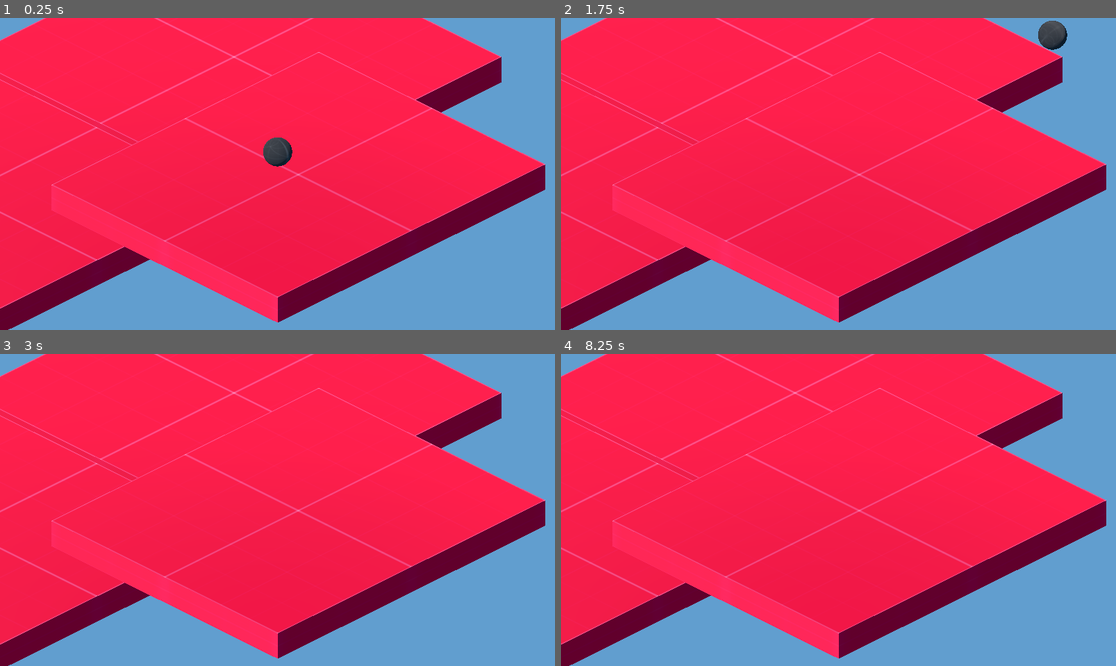
Above: before the commit, frames 1-4 (two rows, left to right).
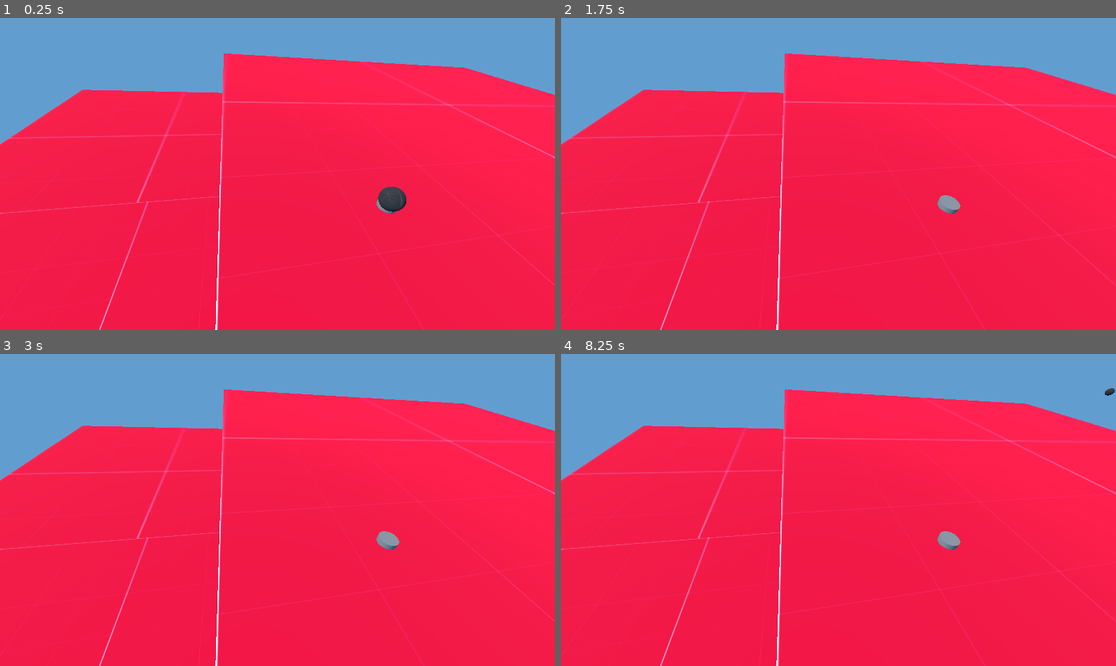
Above: after the commit, the same moments.

Repository: RandomPuddles/Game-Jam
Game: Godot game, scene res://Scenes/Main.tscn
Two runs of this game, one before a commit and one after it. Both use one fixed random seed, a clock stepped at 60 frames per second and the inputs below.
Inputs:
- Up to frame 1 (0.25 s): no input
- Up to frame 2 (1.75 s): hold D (Right) 0.53-1.28 s; hold Shift (Boost) 0.53-1.28 s; tap Space (Jump) at 0.77, 1.52 s; hold S (Backward) from 1.28 s (still down); tap Shift (Boost) at 1.35 s
- Up to frame 3 (3 s): release S (Backward) at 2.03 s; hold D (Right) 2.03-2.78 s; hold Shift (Boost) 2.03-2.78 s; tap Enter at 2.75 s; hold W (Forward) from 2.78 s (still down); tap Shift (Boost) at 2.85 s
- Up to frame 4 (8.25 s): tap Space (Jump) at 3.02, 3.5, 3.77, 4.52, 5, 6.02, 6.5, 6.77, 7.52 s; release W (Forward) at 3.53 s; hold Shift (Boost) 3.53-4.28 s; hold A (Left) 3.53-5.03 s; tap Enter at 4.25, 5.75 s; tap Shift (Boost) at 4.35, 5.85, 7.35 s; hold S (Backward) 5.03-5.78 s; hold Shift (Boost) 5.03-5.78 s; hold D (Right) 5.78-6.53 s; hold W (Forward) 6.53-7.28 s; hold Shift (Boost) 6.53-7.28 s; hold D (Right) 7.28-8.03 s; hold S (Backward) from 8.03 s (still down); hold Shift (Boost) from 8.03 s (still down)

The runs differ from the first frame. In frame 1, 48% of the frame differs, in the area x 0-100%, y 0-100%; in frame 2, 48%; in frame 3, 48%; in frame 4, 48%.

Commit message:
SpeedBooster

Diff:
--- /dev/null
+++ b/game-jam/Code/SpeedBoost.gd
@@ -0,0 +1,29 @@
+# SpeedBoost.gd
+extends Area3D
+
+@export var mode := "speedBoost"
+@export var bouncePower := 5.0      # speed boost strength
+
+# return type void
+func _ready() -> void:
+	connect("body_entered", Callable(self, "_on_body_entered"))
+
+func _on_body_entered(enteredBody: Node) -> void:
+	if not enteredBody is RigidBody3D:
+		return
+
+	var _normal: Vector3 = global_transform.basis.y.normalized()
+	if enteredBody is RigidBody3D:
+		if mode == "speedBoost":
+			var currentVelocity: Vector3 = enteredBody.linear_velocity
+			enteredBody.apply_central_impulse(currentVelocity)
+		# if mode  is bouncy it gets the current velocity of whatever enters it.
+		# this is supposed to switch the velocity around???
+		#var reflected: Vector3 = currentVelocity - 2.0 * currentVelocity.dot(normal) * normal
+		# so it supposed to revereser the vector and then set the linear velocity
+		# to the bounce power and the reversed/reflected number
+		#enteredBody.linear_velocity = reflected * bouncePower
+		# and boom fake jump!
+	#else: # launcher
+		## this one is supposed to just boost the linear velocity to make the jumps better?
+		#enteredBody.linear_velocity = normal * bouncePower
--- a/game-jam/Scenes/Main.tscn
+++ b/game-jam/Scenes/Main.tscn
@@ -1,8 +1,9 @@
-[gd_scene load_steps=7 format=3 uid="uid://cbmchv2i7tqwa"]
+[gd_scene load_steps=8 format=3 uid="uid://cbmchv2i7tqwa"]
 
 [ext_resource type="Texture2D" uid="uid://ccmvlinbvdh24" path="res://Assets/kenney_prototype-textures/PNG/Red/texture_02.png" id="1_kln2b"]
 [ext_resource type="PackedScene" uid="uid://y4sh7ttbpw7h" path="res://Scenes/Marble.tscn" id="2_idj7w"]
 [ext_resource type="Script" uid="uid://cuiblagmhs3sg" path="res://Scenes/bounce_area_3d.gd" id="2_kln2b"]
+[ext_resource type="PackedScene" uid="uid://b5ah7dyc5a1js" path="res://SpeedBoost.tscn" id="4_rgh2o"]
 
 [sub_resource type="Environment" id="Environment_c1w88"]
 background_mode = 1
@@ -23,21 +24,21 @@
 transform = Transform3D(0.75880545, 2.8469987e-08, -0.65131736, 0.65131736, -3.316844e-08, 0.75880545, 0, -1, -4.371139e-08, 0, 15.873002, 0)
 
 [node name="Camera3D" type="Camera3D" parent="." groups=["Camera"]]
-transform = Transform3D(0.7071068, 0.35141364, -0.6136029, 0, 0.8677655, 0.49697393, 0.7071068, -0.35141364, 0.6136029, -5.8723927, 4.37375, 5.864383)
-projection = 1
-size = 10.71
+transform = Transform3D(0.978173, 0.057275224, -0.19974281, 0.087376244, 0.75877166, 0.64546955, 0.18852857, -0.6488335, 0.73720545, -5.629113, 7.660035, 4.3893595)
+size = 27.377
+far = 4040.0
 
 [node name="Floor" type="CSGBox3D" parent="."]
-transform = Transform3D(1, 0, 0, 0, 1, 0, 0, 0, 1, 0, -0.5, 1)
+transform = Transform3D(1, 0, 0, 0, 1, 0, 0, 0, 1, 19.738342, -0.5, -15.125244)
 material_override = SubResource("StandardMaterial3D_v1gob")
 use_collision = true
-size = Vector3(13, 1, 11)
+size = Vector3(52.476685, 1, 43.25049)
 
 [node name="Bouncy_Floor" type="CSGBox3D" parent="."]
-transform = Transform3D(1, 0, 0, 0, 1, 0, 0, 0, 1, -7.2220783, -2.0001683, -8.048067)
+transform = Transform3D(1, 0, 0, 0, 1, 0, 0, 0, 1, -11.073641, -2.0001683, -11.686251)
 material_override = SubResource("StandardMaterial3D_v1gob")
 use_collision = true
-size = Vector3(13, 1, 13)
+size = Vector3(20.703125, 1, 20.276367)
 
 [node name="Area3D" type="Area3D" parent="Bouncy_Floor" groups=["Bounce"]]
 script = ExtResource("2_kln2b")
@@ -47,9 +48,13 @@
 shape = SubResource("BoxShape3D_idj7w")
 
 [node name="Icey_Floor" type="CSGBox3D" parent="." groups=["Ice"]]
-transform = Transform3D(1, 0, 0, 0, 1, 0, 0, 0, 1, 6.0311594, -1.9925857, -8.150128)
+transform = Transform3D(1, 0, 0, 0, 1, 0, 0, 0, 1, -10.469813, -1.8536966, 2.2679462)
 material_override = SubResource("StandardMaterial3D_v1gob")
 use_collision = true
 size = Vector3(13, 1, 13)
 
 [node name="Marble" parent="." instance=ExtResource("2_idj7w")]
+transform = Transform3D(1, 0, 0, 0, 1, 0, 0, 0, 1, 0.48334122, 1.7735974, -0.14162052)
+
+[node name="Node3D" parent="." instance=ExtResource("4_rgh2o")]
+transform = Transform3D(1, 0, 0, 0, 1, 0, 0, 0, 1, 1.9832419, -0.1964618, -1.2974741)
--- /dev/null
+++ b/game-jam/SpeedBoost.tscn
@@ -0,0 +1,20 @@
+[gd_scene load_steps=4 format=3 uid="uid://b5ah7dyc5a1js"]
+
+[ext_resource type="Script" uid="uid://bmletyqy55cwk" path="res://Code/SpeedBoost.gd" id="1_04vgg"]
+
+[sub_resource type="CylinderShape3D" id="CylinderShape3D_dsw5g"]
+height = 1.0
+
+[sub_resource type="CylinderMesh" id="CylinderMesh_04vgg"]
+height = 1.0
+
+[node name="Node3D" type="Node3D"]
+
+[node name="Area3D" type="Area3D" parent="."]
+script = ExtResource("1_04vgg")
+
+[node name="CollisionShape3D" type="CollisionShape3D" parent="Area3D"]
+shape = SubResource("CylinderShape3D_dsw5g")
+
+[node name="MeshInstance3D" type="MeshInstance3D" parent="Area3D/CollisionShape3D"]
+mesh = SubResource("CylinderMesh_04vgg")
Not shown, added: game-jam/Code/SpeedBoost.gd.uid
